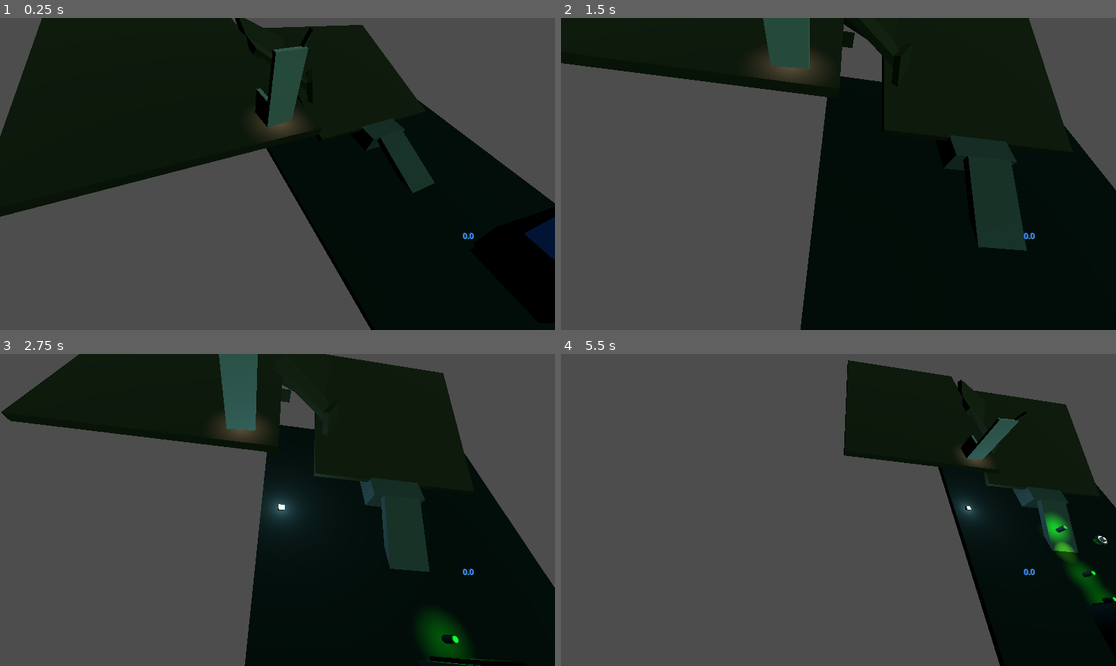
Above: before the commit, frames 1-4 (two rows, left to right).
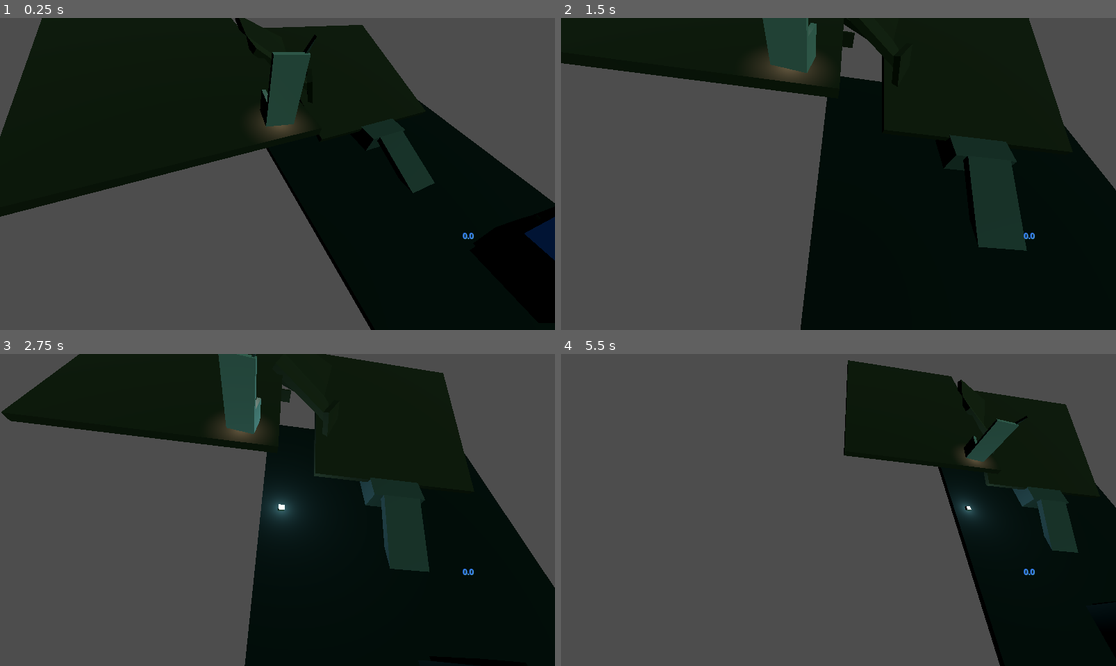
Above: after the commit, the same moments.

Repository: FryingPan2152/tower-defense
Game: Godot game, scene res://World.tscn
Two runs of this game, one before a commit and one after it. Both use one fixed random seed, a clock stepped at 60 frames per second and the inputs below.
Inputs (mouse positions are in pixels of both pictures, inside the frame that each line leads up to):
- Up to frame 1 (0.25 s): no input
- Up to frame 2 (1.5 s): tap Enter at 0.5 s; move the mouse to (960, 158) at 0.52 s; hold D (right) 0.53-1.28 s; hold Right mouse button (Camera grab) 0.53-1.28 s; move the mouse to (727, 189) at 1.27 s; hold E (Down) from 1.28 s (still down); tap Shift (camer speed modifier) at 1.35 s
- Up to frame 3 (2.75 s): move the mouse to (288, 503) at 2.02 s; release E (Down) at 2.03 s; hold Q (Up) from 2.03 s (still down); click (288, 503) at 2.1 s
- Up to frame 4 (5.5 s): move the mouse to (810, 572) at 2.77 s; tap 1 (tower1) at 2.85 s; move the mouse to (1005, 556) at 3.52 s; release Q (Up) at 3.53 s; hold A (left) 3.53-5.03 s; tap 2 (tower2) at 3.6 s; move the mouse to (672, 463) at 4.27 s; right-click (672, 463) at 4.35 s; move the mouse to (866, 510) at 5.02 s; hold E (Down) from 5.03 s (still down); hold Shift (camer speed modifier) from 5.03 s (still down)

The runs differ from the first frame. In frame 1, 0.5% of the frame differs, in the area x 45-58%, y 3-35%; in frame 2, 0.2%; in frame 3, 1.1%; in frame 4, 1.3%, in the area x 71-100%, y 18-81%.

Commit message:
Made Throne animation work

Diff:
--- a/Throne.tscn
+++ b/Throne.tscn
@@ -1,4 +1,6 @@
-[gd_scene load_steps=12 format=3 uid="uid://cn2aqgjve6kun"]
+[gd_scene load_steps=13 format=3 uid="uid://cn2aqgjve6kun"]
+
+[ext_resource type="Script" uid="uid://boqc0sm234p33" path="res://throne.gd" id="1_pus3r"]
 
 [sub_resource type="StandardMaterial3D" id="StandardMaterial3D_jmmmi"]
 
@@ -13,10 +15,74 @@
 [sub_resource type="StandardMaterial3D" id="StandardMaterial3D_o37fn"]
 
 [sub_resource type="StandardMaterial3D" id="StandardMaterial3D_gj0pc"]
+
+[sub_resource type="Animation" id="Animation_pus3r"]
+length = 0.001
+tracks/0/type = "value"
+tracks/0/imported = false
+tracks/0/enabled = true
+tracks/0/path = NodePath("LogoNode:scale")
+tracks/0/interp = 1
+tracks/0/loop_wrap = true
+tracks/0/keys = {
+"times": PackedFloat32Array(0),
+"transitions": PackedFloat32Array(1),
+"update": 0,
+"values": [Vector3(1, 1, 1)]
+}
+tracks/1/type = "value"
+tracks/1/imported = false
+tracks/1/enabled = true
+tracks/1/path = NodePath("LogoNode/LogoLight:light_energy")
+tracks/1/interp = 1
+tracks/1/loop_wrap = true
+tracks/1/keys = {
+"times": PackedFloat32Array(0),
+"transitions": PackedFloat32Array(1),
+"update": 0,
+"values": [1.0]
+}
+tracks/2/type = "value"
+tracks/2/imported = false
+tracks/2/enabled = true
+tracks/2/path = NodePath("LogoNode/LogoLight:light_color")
+tracks/2/interp = 1
+tracks/2/loop_wrap = true
+tracks/2/keys = {
+"times": PackedFloat32Array(0),
+"transitions": PackedFloat32Array(1),
+"update": 0,
+"values": [Color(1, 1, 1, 1)]
+}
+tracks/3/type = "value"
+tracks/3/imported = false
+tracks/3/enabled = true
+tracks/3/path = NodePath("LogoNode/LogoLight:visible")
+tracks/3/interp = 1
+tracks/3/loop_wrap = true
+tracks/3/keys = {
+"times": PackedFloat32Array(0),
+"transitions": PackedFloat32Array(1),
+"update": 1,
+"values": [false]
+}
+tracks/4/type = "value"
+tracks/4/imported = false
+tracks/4/enabled = true
+tracks/4/path = NodePath("LogoNode/LogoLight:position")
+tracks/4/interp = 1
+tracks/4/loop_wrap = true
+tracks/4/keys = {
+"times": PackedFloat32Array(0),
+"transitions": PackedFloat32Array(1),
+"update": 0,
+"values": [Vector3(-0.886662, 13.071, 1.05795)]
+}
 
 [sub_resource type="Animation" id="Animation_jmmmi"]
 resource_name = "test_animation_1"
 length = 4.0
+loop_mode = 1
 tracks/0/type = "value"
 tracks/0/imported = false
 tracks/0/enabled = false
@@ -48,7 +114,7 @@
 tracks/2/interp = 1
 tracks/2/loop_wrap = true
 tracks/2/keys = {
-"times": PackedFloat32Array(0, 0.966667, 1.96667, 2.96667, 4),
+"times": PackedFloat32Array(0, 0.0666667, 1.96667, 3.9, 4),
 "transitions": PackedFloat32Array(1, 1, 1, 1, 1),
 "update": 0,
 "values": [0.0, 0.0, 1.5, 0.0, 0.0]
@@ -72,10 +138,10 @@
 tracks/4/interp = 1
 tracks/4/loop_wrap = true
 tracks/4/keys = {
-"times": PackedFloat32Array(0, 1.7, 1.83, 2, 4),
+"times": PackedFloat32Array(-0.2, -0.133333, 0.0333333, 3.96667, 4.2),
 "transitions": PackedFloat32Array(1, 1, 1, 1, 1),
 "update": 1,
-"values": [false, false, true, false, false]
+"values": [false, false, true, true, false]
 }
 tracks/5/type = "value"
 tracks/5/imported = false
@@ -90,69 +156,6 @@
 "values": [Vector3(-0.886662, 13.071, 1.05795), Vector3(-1.88666, 12.071, 1.05795), Vector3(2.50355, 15.2008, 1.05795), …(256 unchanged characters)…
 }
 
-[sub_resource type="Animation" id="Animation_pus3r"]
-length = 0.001
-tracks/0/type = "value"
-tracks/0/imported = false
-tracks/0/enabled = true
-tracks/0/path = NodePath("LogoNode:scale")
-tracks/0/interp = 1
-tracks/0/loop_wrap = true
-tracks/0/keys = {
-"times": PackedFloat32Array(0),
-"transitions": PackedFloat32Array(1),
-"update": 0,
-"values": [Vector3(1, 1, 1)]
-}
-tracks/1/type = "value"
-tracks/1/imported = false
-tracks/1/enabled = true
-tracks/1/path = NodePath("LogoNode/LogoLight:light_energy")
-tracks/1/interp = 1
-tracks/1/loop_wrap = true
-tracks/1/keys = {
-"times": PackedFloat32Array(0),
-"transitions": PackedFloat32Array(1),
-"update": 0,
-"values": [1.0]
-}
-tracks/2/type = "value"
-tracks/2/imported = false
-tracks/2/enabled = true
-tracks/2/path = NodePath("LogoNode/LogoLight:light_color")
-tracks/2/interp = 1
-tracks/2/loop_wrap = true
-tracks/2/keys = {
-"times": PackedFloat32Array(0),
-"transitions": PackedFloat32Array(1),
-"update": 0,
-"values": [Color(1, 1, 1, 1)]
-}
-tracks/3/type = "value"
-tracks/3/imported = false
-tracks/3/enabled = true
-tracks/3/path = NodePath("LogoNode/LogoLight:visible")
-tracks/3/interp = 1
-tracks/3/loop_wrap = true
-tracks/3/keys = {
-"times": PackedFloat32Array(0),
-"transitions": PackedFloat32Array(1),
-"update": 1,
-"values": [false]
-}
-tracks/4/type = "value"
-tracks/4/imported = false
-tracks/4/enabled = true
-tracks/4/path = NodePath("LogoNode/LogoLight:position")
-tracks/4/interp = 1
-tracks/4/loop_wrap = true
-tracks/4/keys = {
-"times": PackedFloat32Array(0),
-"transitions": PackedFloat32Array(1),
-"update": 0,
-"values": [Vector3(-0.886662, 13.071, 1.05795)]
-}
-
 [sub_resource type="AnimationLibrary" id="AnimationLibrary_bcaun"]
 _data = {
 &"RESET": SubResource("Animation_pus3r"),
@@ -161,7 +164,8 @@
 
 [sub_resource type="StandardMaterial3D" id="StandardMaterial3D_pus3r"]
 
-[node name="Node3D" type="Node3D"]
+[node name="Throne" type="Node3D"]
+script = ExtResource("1_pus3r")
 
 [node name="CSGMesh3D" type="CSGMesh3D" parent="."]
 transform = Transform3D(6.78, 0, 0, 0, 17, 0, 0, 0, 1, 0.019425, 8.39952, 0)
--- a/World.tscn
+++ b/World.tscn
@@ -79,12 +79,8 @@
 [node name="Timer" type="Timer" parent="."]
 autostart = true
 
-[node name="Node3D" parent="." instance=ExtResource("3_bcbcq")]
-transform = Transform3D(0.101647, 0, -0.994821, 0, 1, 0, 0.994821, 0, 0.101647, -6.68252, 14.8897, 26.9849)
-
-[node name="Node3D2" parent="." node_paths=PackedStringArray("destinaiton") instance=ExtResource("4_js7pq")]
+[node name="Node3D2" parent="." instance=ExtResource("4_js7pq")]
 transform = Transform3D(1, 0, 0, 0, 1, 0, 0, 0, 1, 20.7582, 2.91656, -2.9563)
-destinaiton = NodePath("../Node3D")
 
 [node name="PushZone" parent="." instance=ExtResource("5_eu7l1")]
 transform = Transform3D(1, 0, 0, 0, 1, 0, 0, 0, 1, -11.1671, 12.5442, 20.1361)
@@ -98,4 +94,7 @@
 transform = Transform3D(0.710382, 0.513489, 0.481339, 0, -0.683898, 0.729578, 0.703816, -0.518279, -0.485829, -6.98684, 31.1902, 4.42251)
 light_color = Color(0.203922, 0.380392, 0.313726, 1)
 
+[node name="Node3D" parent="." instance=ExtResource("3_bcbcq")]
+transform = Transform3D(-0.162138, 0, -0.986768, 0, 1, 0, 0.986768, 0, -0.162138, -6.40312, 14.6602, 27.016)
+
 [connection signal="timeout" from="Timer" to="." method="_on_timer_timeout"]
--- /dev/null
+++ b/throne.gd
@@ -0,0 +1,7 @@
+extends Node3D
+
+@onready var animation:=$AnimationPlayer
+
+
+func _ready() -> void:
+	animation.play("test_animation_1")
Not shown, added: throne.gd.uid
